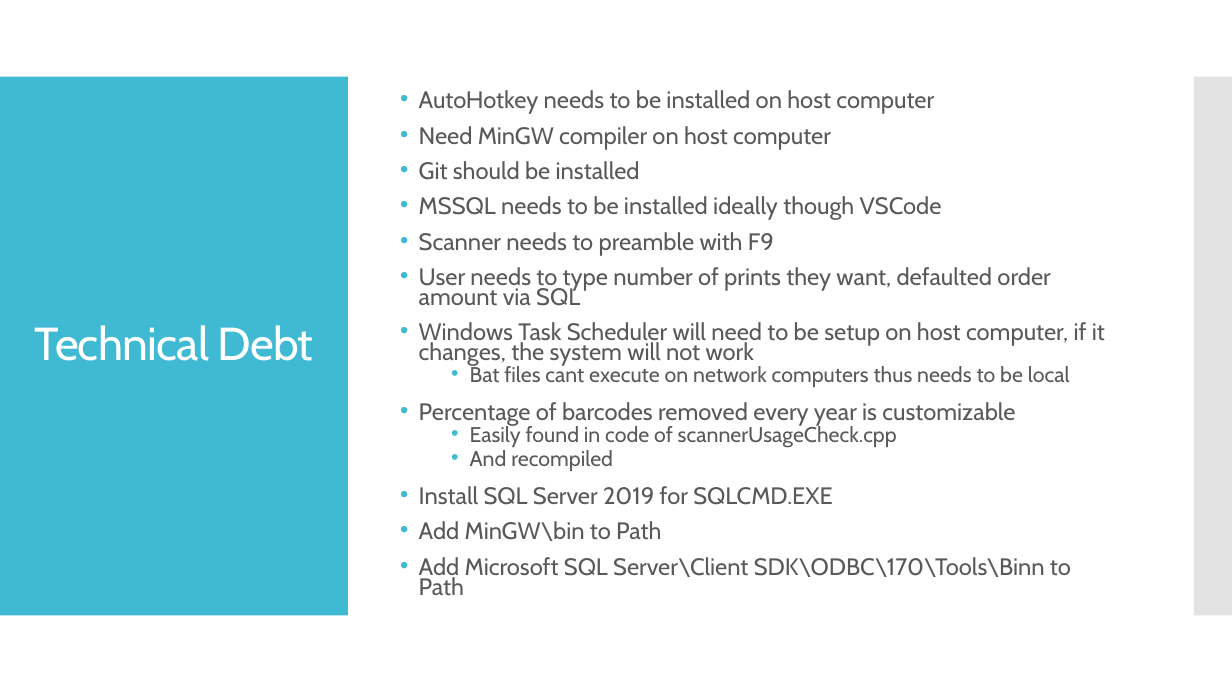
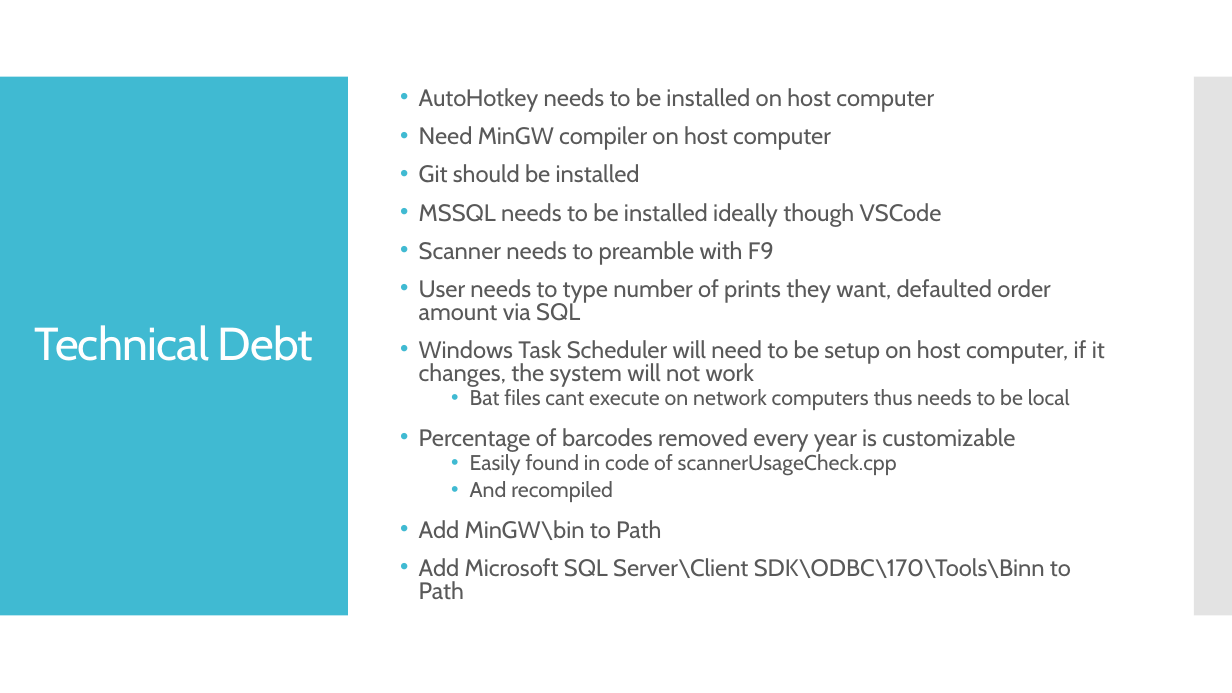
Before and after one commit to pixustechnologies/labelSerialNumberProject, a slide deck: slide 14 of LabelSerialNumberOverview.pptx. Drawn at 1232x693 pixels with LibreOffice and Linux fonts; fonts in the diff are those of the drawing. Boxes give left, top, right and bottom in pixels: in the first picture for what was removed or moved away, otherwise in the second. Text is boxed around its words. In the diff, an @@ line names an element or a change of style, - is before the commit and + after.

Commit message:
Added Silent Printing Using a new exe can print silently Using relative locations now aswell

```diff
--- a/LabelSerialNumberOverview.pptx
+++ b/LabelSerialNumberOverview.pptx
@@ text "AutoHotkey needs to be installed ..." at [419,88,1105,599]: line spacing 0.7 to 0.8 @@
@@ text at [419,486,832,505]: paragraph removed @@
-• Install SQL Server 2019 for SQLCMD.EXE
```
Also in this commit, not shown: 2 other slides changed, 5 other files.
